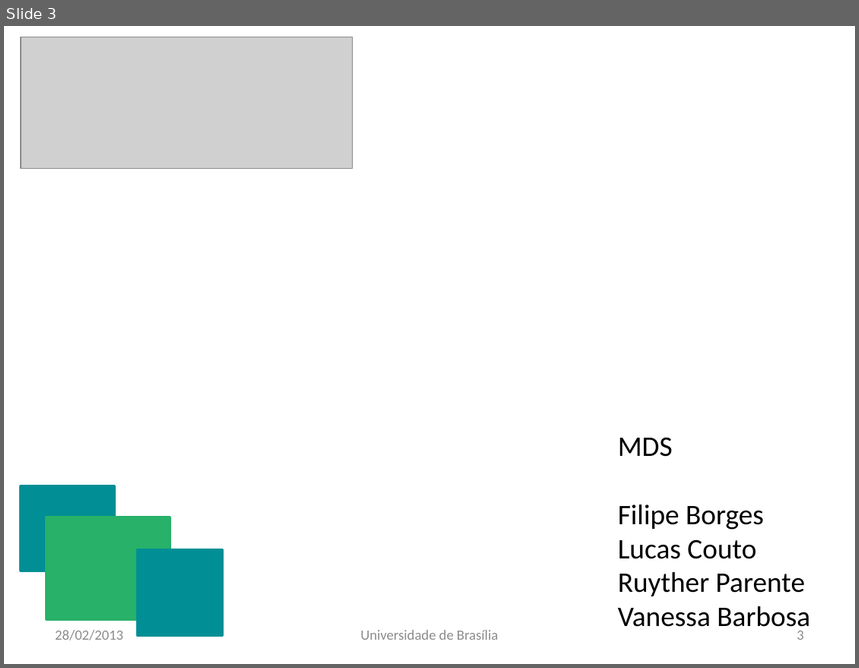
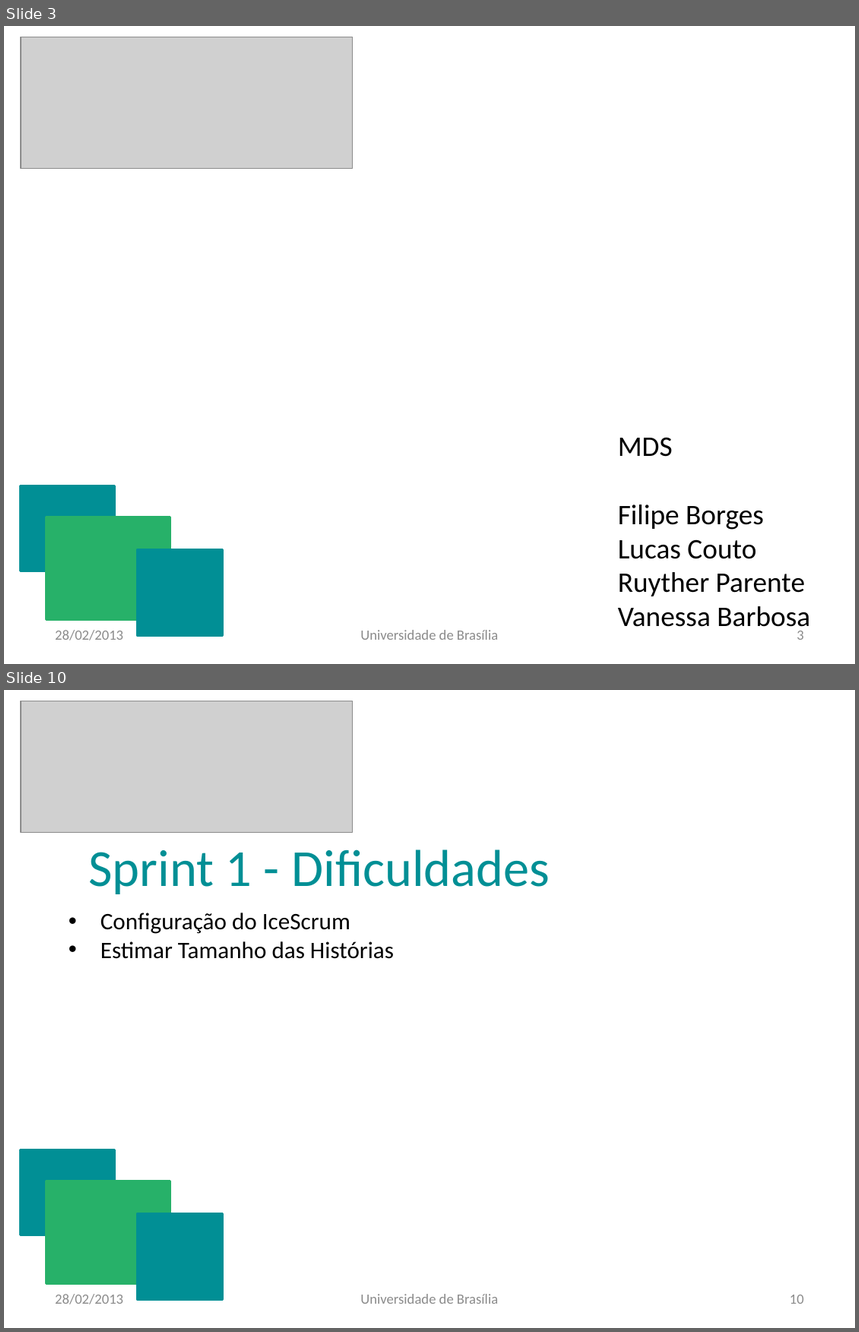
Before and after one commit to vanessabmdf/gpp_mds, a slide deck: Documentos/GPP.pptx. Shown one above the other, each under a label of ours: slide 3 before the commit, slides 3 and 10 after it; the slides between them are not shown. The pictures are 859x668 and 859x1332 pixels, drawn with LibreOffice and Linux fonts; fonts in the diff are those of the drawing; grey boxes stand for pictures. Boxes give left, top, right and bottom in pixels: in the first picture for what was removed or moved away, otherwise in the second. Text is boxed around its words. In the diff, an @@ line names an element or a change of style, - is before the commit and + after.

```diff
--- a/Documentos/GPP.pptx
+++ b/Documentos/GPP.pptx
@@ slide 10 added at bbox=[4, 690, 855, 1328], background #FFFFFF @@
@@ picture added at bbox=[21, 701, 353, 833] @@
@@ text added at bbox=[88, 850, 550, 894], 44 pt, text #018F95 @@
+Sprint 1 - Dificuldades
@@ text added at bbox=[101, 913, 394, 959], 20 pt, text #000000 @@
+• Configuração do IceScrum
+• Estimar Tamanho das Histórias
@@ rectangle added at bbox=[20, 1150, 115, 1235], fill #018F95, outline #018F95 2 pt @@
@@ rectangle added at bbox=[46, 1181, 170, 1284], fill #27B169, outline #27B169 2 pt @@
@@ rectangle added at bbox=[137, 1214, 222, 1300], fill #018F95, outline #018F95 2 pt @@
@@ text added at bbox=[55, 1294, 123, 1305], 12 pt, text #8C8C8C @@
+28/02/2013
@@ text added at bbox=[360, 1294, 498, 1304], 12 pt, text #8C8C8C @@
+Universidade de Brasília
@@ page number added at bbox=[790, 1295, 804, 1304], 12 pt, text #8C8C8C @@
+10
```
Also in this commit, not shown: 1 slide changed, 18 other slides added.
